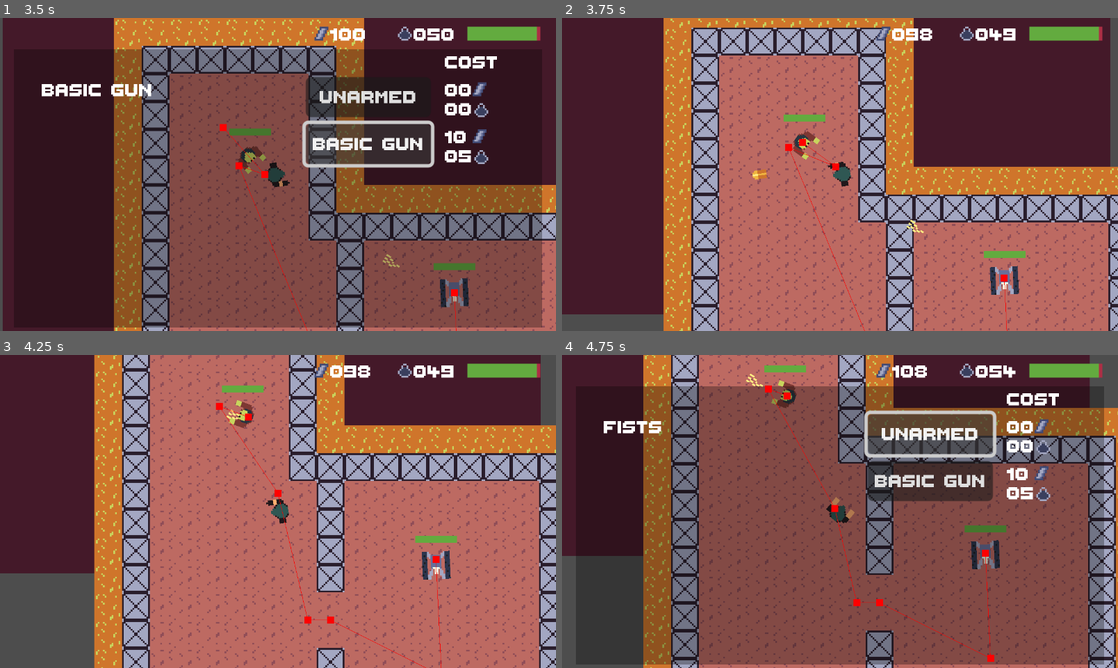
Above: before the commit, frames 1-4 (two rows, left to right).
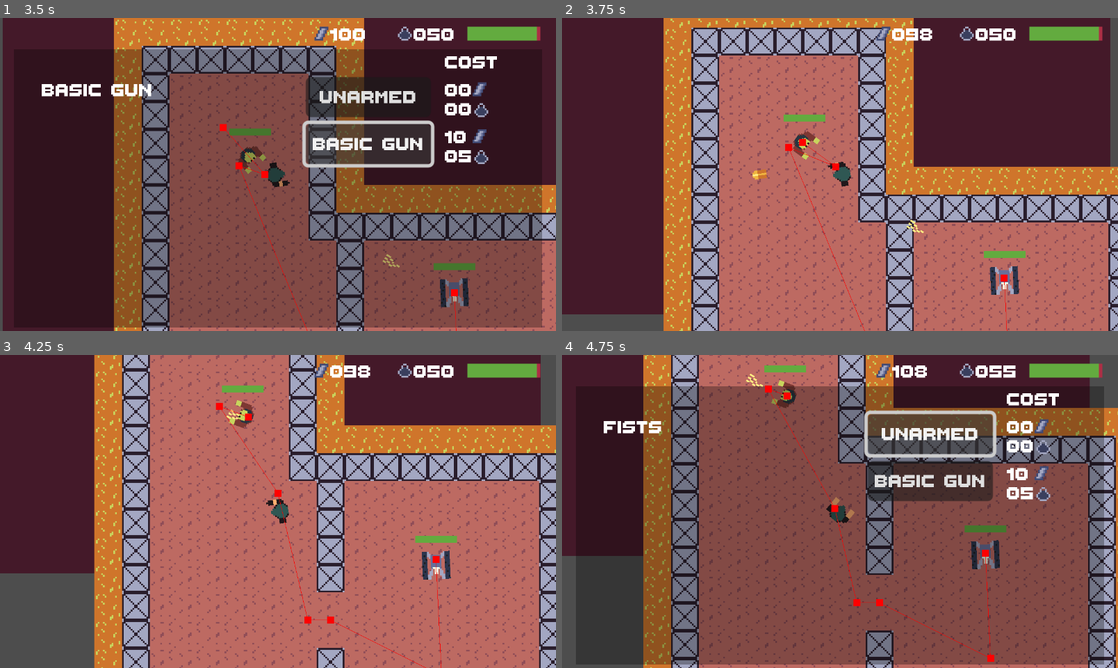
Above: after the commit, the same moments.

Repository: pjz987/repurposed
Game: Godot game, scene res://main_menu.tscn
Same seed, same stepped clock (60 frames per second), same inputs: the game is played once before the commit and once after it.
Inputs (mouse positions are in pixels of both pictures, inside the frame that each line leads up to):
- Up to frame 1 (3.5 s): click "Level 1" at 0.5 s; move the mouse to (400, 158) at 1.27 s; hold Right (ui_right) 1.28-2 s; tap Space (SPACE) at 1.35 s; click (400, 158) at 1.42 s; click "Unarmed" at 2 s; click "Basic Gun" at 2.75 s
- Up to frame 2 (3.75 s): tap Enter at 3.5 s; move the mouse to (728, 190) at 3.52 s; hold Down (ui_down) from 3.53 s (still down); tap Space (SPACE) at 3.6 s; click (728, 190) at 3.67 s
- Up to frame 3 (4.25 s): keep holding Down (ui_down)
- Up to frame 4 (4.75 s): move the mouse to (895, 442) at 4.27 s; release Down (ui_down) at 4.28 s; hold Right (ui_right) from 4.28 s (still down); tap Space (SPACE) at 4.35 s; click (895, 442) at 4.42 s

Frame 1 is identical in both runs. In frame 2, less than 0.1% of the frame differs, in the area x 76-82%, y 3-8%; in frame 3, less than 0.1%; in frame 4, less than 0.1%.

Commit message:
added grenades

Diff:
--- /dev/null
+++ b/explosion.gd
@@ -0,0 +1 @@
+class_name Explosion extends Area2D
--- /dev/null
+++ b/explosion.tscn
@@ -0,0 +1,10 @@
+[gd_scene load_steps=3 format=3 uid="uid://onuww2fx78wu"]
+
+[ext_resource type="Script" uid="uid://m0usddqlwty8" path="res://explosion.gd" id="1_q7epf"]
+[ext_resource type="Texture2D" uid="uid://dkah3fus5g0t7" path="res://art/explosion.png" id="2_vxas0"]
+
+[node name="Explosion" type="Area2D"]
+script = ExtResource("1_q7epf")
+
+[node name="Sprite2D" type="Sprite2D" parent="."]
+texture = ExtResource("2_vxas0")
--- a/globals.gd
+++ b/globals.gd
@@ -21,6 +21,8 @@
 	FISTS,
 	BASIC_GUN,
 	SHOTGUN,
+	GRENADE_LAUNCHER,
+	FLAMETHROWER,
 }
 
 var active_gun := Equipped.BASIC_GUN
@@ -29,15 +31,33 @@
 	# [metal cost, oil cost]
 	Equipped.FISTS: [0, 0],
 	Equipped.BASIC_GUN: [10, 5],
+	Equipped.SHOTGUN: [100, 30],
+	Equipped.GRENADE_LAUNCHER: [150, 30],
+	Equipped.FLAMETHROWER: [200, 50],
 }
 
 var display_names: Dictionary = {
 	Equipped.FISTS: "Fists",
 	Equipped.BASIC_GUN: "Basic Gun",
+	Equipped.SHOTGUN: "Shotgun",
+	Equipped.GRENADE_LAUNCHER: "Grenade Launcher",
+	Equipped.FLAMETHROWER: "Flamethrower",
+}
+
+var bullet_costs: Dictionary = {
+	Equipped.FISTS: [0, 0],
+	Equipped.BASIC_GUN: [2, 0],
+	Equipped.SHOTGUN: [5, 2],
+	Equipped.GRENADE_LAUNCHER: [20, 20],
+	Equipped.FLAMETHROWER: [0, 20],
 }
 
 func check_afford_bullet() -> bool:
 	return (
-		metal >= item_costs[active_gun][0] and
-		oil >= item_costs[active_gun][1]
+		metal >= bullet_costs[active_gun][0] and
+		oil >= bullet_costs[active_gun][1]
 		)
+
+func pay_for_bullet() -> void:
+	metal -= bullet_costs[active_gun][0]
+	oil -= bullet_costs[active_gun][1]
--- /dev/null
+++ b/grenade.gd
@@ -0,0 +1,27 @@
+class_name Grenade extends CharacterBody2D
+
+var SPEED: int = 100
+
+const EXPLOSION: PackedScene = preload("res://explosion.tscn")
+
+func _physics_process(delta: float) -> void:
+	var hit_something: bool = move_and_slide()
+	if hit_something:
+		SPEED = 0
+		$Timer.start
+	else:
+		SPEED *= 0.8
+		if SPEED < 0.2:
+			SPEED = 0
+			$Timer.start
+
+func explode(start_pos: Vector2, direction: Vector2) -> void:
+	var inst: Explosion = EXPLOSION.instantiate()
+	get_tree().current_scene.add_child(inst)
+	inst.start(start_pos, direction)
+
+func start(start_pos: Vector2, direction: Vector2) -> void:
+	global_position = start_pos
+	velocity = direction * SPEED
+	rotation = atan2(direction.y, direction.x)
+	$Timer.timeout.connect(explode)
--- /dev/null
+++ b/grenade.tscn
@@ -0,0 +1,58 @@
+[gd_scene load_steps=7 format=3 uid="uid://ci5iroww140k2"]
+
+[ext_resource type="PackedScene" uid="uid://irukqhfsgw5f" path="res://bullet.tscn" id="1_gju2f"]
+[ext_resource type="Script" uid="uid://de6v7c6kya6l4" path="res://grenade.gd" id="2_24g56"]
+[ext_resource type="Texture2D" uid="uid://bud6o30qix1vj" path="res://art/grenade-spritesheet.png" id="3_ga5sg"]
+
+[sub_resource type="Animation" id="Animation_o1udh"]
+resource_name = "grenade-flash"
+loop_mode = 1
+step = 0.5
+tracks/0/type = "value"
+tracks/0/imported = false
+tracks/0/enabled = true
+tracks/0/path = NodePath(".:frame")
+tracks/0/interp = 1
+tracks/0/loop_wrap = true
+tracks/0/keys = {
+"times": PackedFloat32Array(0, 0.5),
+"transitions": PackedFloat32Array(1, 1),
+"update": 1,
+"values": [0, 1]
+}
+
+[sub_resource type="Animation" id="Animation_aeyyv"]
+length = 0.001
+tracks/0/type = "value"
+tracks/0/imported = false
+tracks/0/enabled = true
+tracks/0/path = NodePath(".:frame")
+tracks/0/interp = 1
+tracks/0/loop_wrap = true
+tracks/0/keys = {
+"times": PackedFloat32Array(0),
+"transitions": PackedFloat32Array(1),
+"update": 1,
+"values": [0]
+}
+
+[sub_resource type="AnimationLibrary" id="AnimationLibrary_oi1vt"]
+_data = {
+&"RESET": SubResource("Animation_aeyyv"),
+&"grenade-flash": SubResource("Animation_o1udh")
+}
+
+[node name="Grenade" instance=ExtResource("1_gju2f")]
+script = ExtResource("2_24g56")
+
+[node name="Sprite2D" parent="." index="0"]
+texture = ExtResource("3_ga5sg")
+hframes = 2
+
+[node name="AnimationPlayer" type="AnimationPlayer" parent="Sprite2D" index="0"]
+libraries = {
+&"": SubResource("AnimationLibrary_oi1vt")
+}
+autoplay = "grenade-flash"
+
+[node name="Timer" type="Timer" parent="." index="2"]
--- a/player.gd
+++ b/player.gd
@@ -25,18 +25,26 @@
 func _input(event: InputEvent) -> void:
 	if (event is InputEventMouseButton and event.button_index == MOUSE_BUTTON_LEFT
 		and event.pressed == true):
-		if Globals.active_gun == Globals.Equipped.BASIC_GUN:
-			var inst: Bullet = BULLET.instantiate()
+		if Globals.check_afford_bullet():
+			Globals.pay_for_bullet()
 			var start_pos: Vector2 = global_position
 			var direction: Vector2 = start_pos.direction_to(get_global_mouse_position())
 			start_pos += 10 * direction
+			var inst: Node2D
+			match(Globals.active_gun):
+				Globals.Equipped.FISTS:
+					inst = BULLET.instantiate()
+				Globals.Equipped.BASIC_GUN:
+					MasterAudio.gunshot_basic.play()
+					inst = BULLET.instantiate()
+				Globals.Equipped.SHOTGUN:
+					inst = BULLET.instantiate()
+				Globals.Equipped.GRENADE_LAUNCHER:
+					inst = BULLET.instantiate()
+				Globals.Equipped.FLAMETHROWER:
+					inst = BULLET.instantiate()
 			get_tree().current_scene.add_child(inst)
 			inst.start(start_pos, direction)
-			MasterAudio.gunshot_basic.play()
-			Globals.oil -= 1
-			Globals.metal -= 2
-
-			print("oil: ",  Globals.oil, "\nmetal: ",  Globals.metal)
 
 		if Globals.active_gun == Globals.Equipped.FISTS:
 			pass
Binary file added: art/explosion.png
Not shown, added: art/explosion.png.import
Binary file added: art/grenade-spritesheet.png
Not shown, added: art/grenade-spritesheet.png.import
Not shown, added: explosion.gd.uid
Not shown, added: grenade.gd.uid
